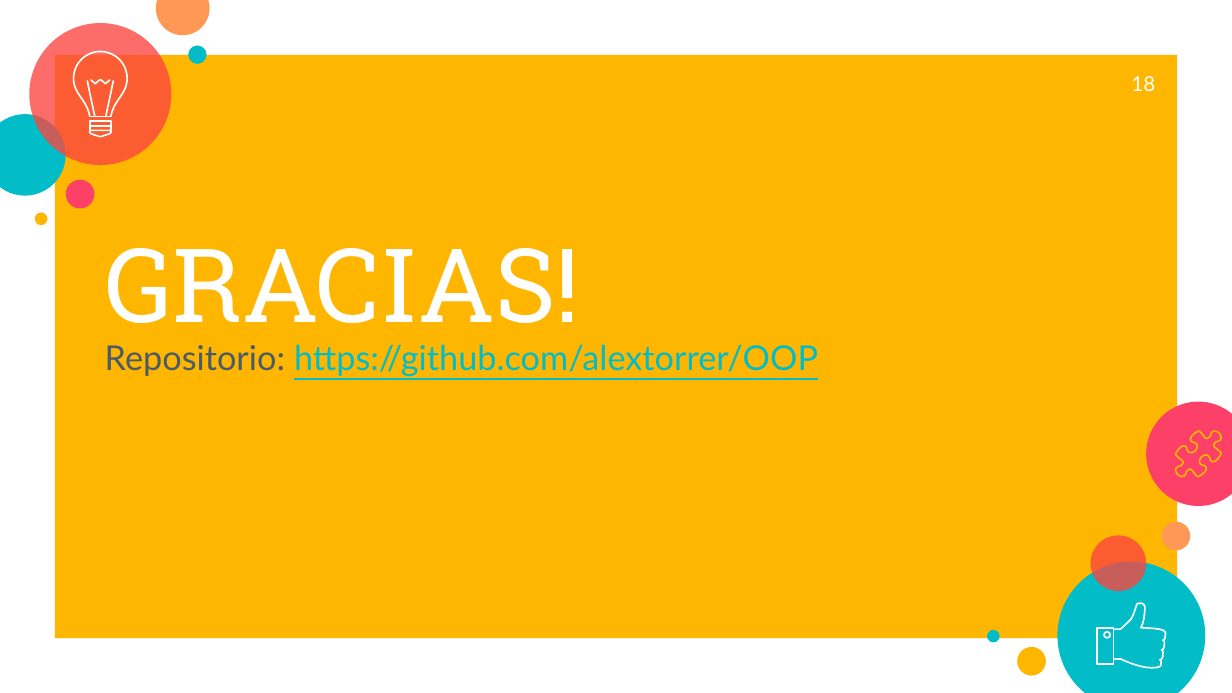
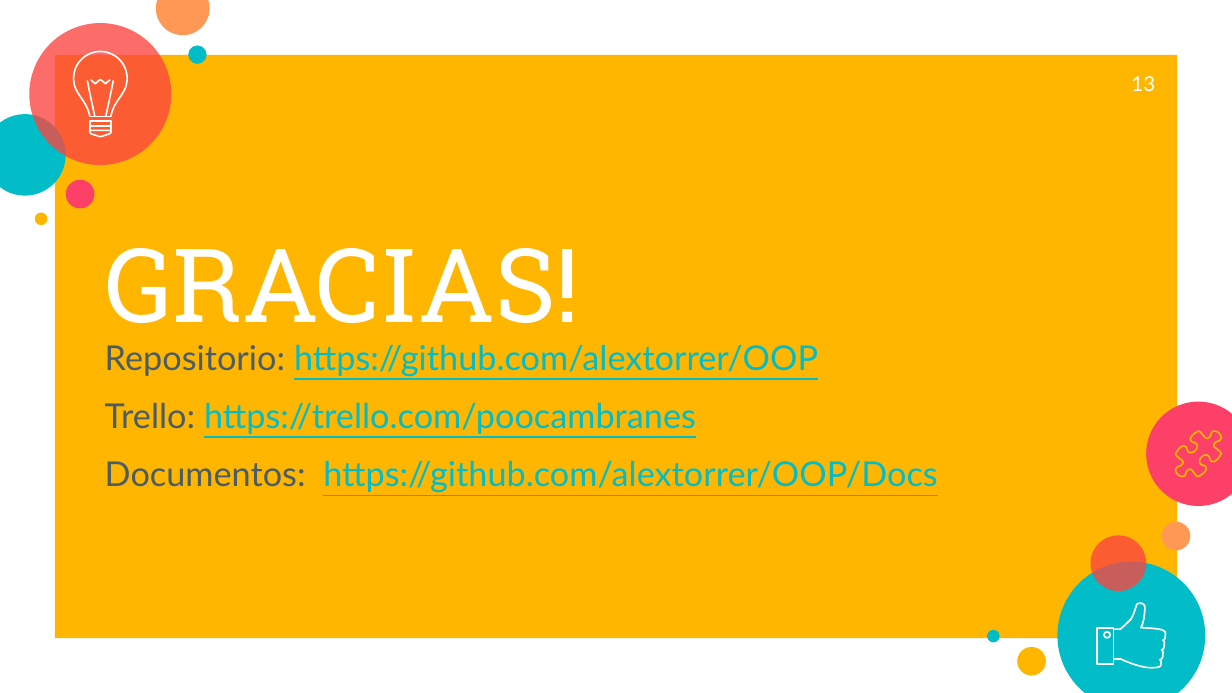
Before and after one commit to JETC-98/OOP, a slide deck: slide 13 of Docs/PrimeraEntrega.pptx (slide 18 before the commit). Drawn at 1232x693 pixels with LibreOffice and Linux fonts; fonts in the diff are those of the drawing. Boxes give left, top, right and bottom in pixels: in the first picture for what was removed or moved away, otherwise in the second. Text is boxed around its words. In the diff, an @@ line names an element or a change of style, - is before the commit and + after.

```diff
--- a/Docs/PrimeraEntrega.pptx
+++ b/Docs/PrimeraEntrega.pptx
@@ page number at (1131,76,1155,91): text changed @@
-18
+13
@@ subtitle at (105,402,937,493): paragraphs added @@
+Trello: https://trello.com/poocambranes
+Documentos: https://github.com/alextorrer/OOP/Docs
```
Also in this commit, not shown: 7 other slides changed, 1 slide added, 6 slides removed.
